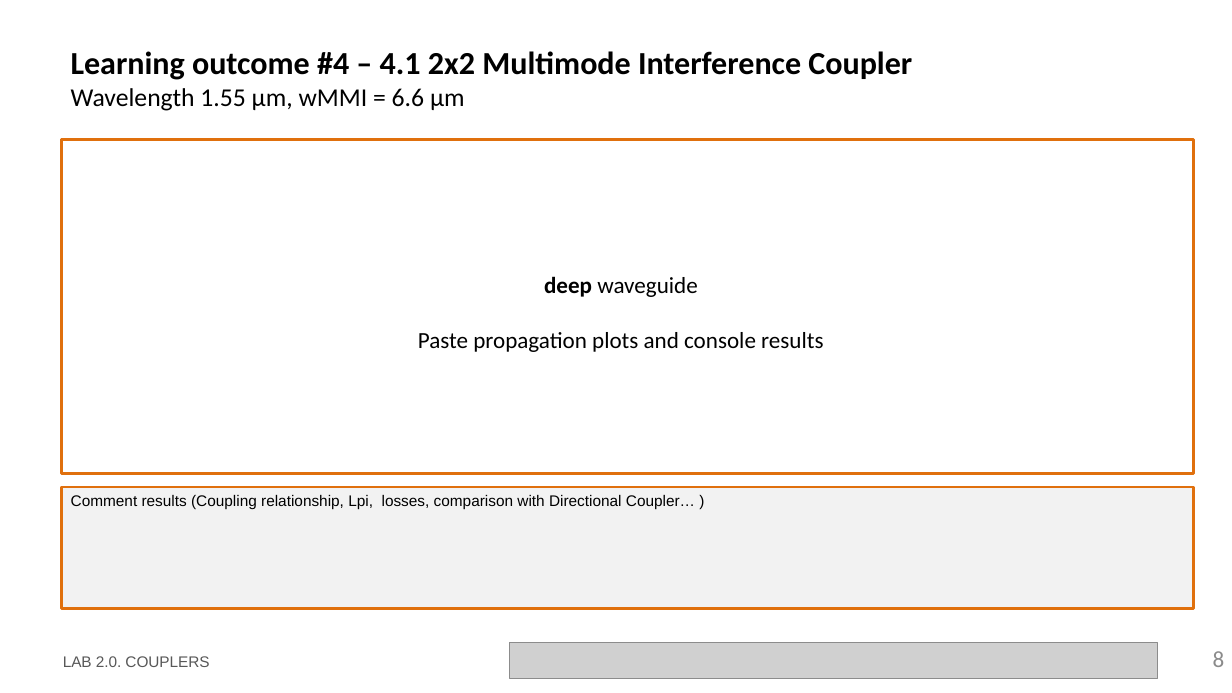
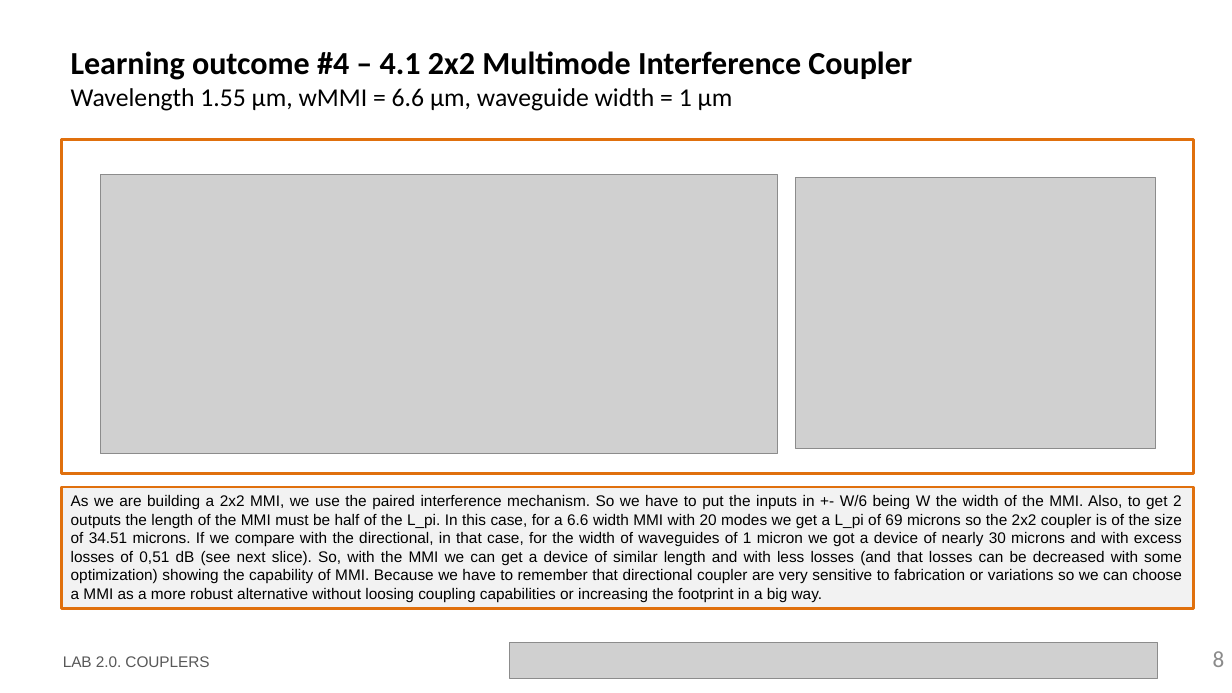
Before and after one commit to DBAEASE/pic-upv-lab2, a slide deck: slide 8 of LabBook_20.pptx. Drawn at 1232x693 pixels with LibreOffice and Linux fonts; fonts in the diff are those of the drawing; grey boxes stand for pictures; background and template pictures are left out. Boxes give left, top, right and bottom in pixels: in the first picture for what was removed or moved away, otherwise in the second. Text is boxed around its words. In the diff, an @@ line names an element or a change of style, - is before the commit and + after.

```diff
--- a/LabBook_20.pptx
+++ b/LabBook_20.pptx
@@ title at (71, 51, 912, 111): text changed @@
-Learning outcome #4 – 4.1 2x2 Multimode Interference Coupler
-Wavelength 1.55 µm, wMMI = 6.6 µm
+Learning outcome #4 – 4.1 2x2 Multimode Interference Coupler
+Wavelength 1.55 µm, wMMI = 6.6 µm, waveguide width = 1 µm
@@ picture added at (100, 175, 777, 454) @@
@@ picture added at (796, 177, 1156, 449) @@
@@ text removed at (418, 276, 823, 352) @@
-deep waveguide
-Paste propagation plots and console results
@@ text in rectangle at (71, 495, 1182, 602): text changed @@
-Comment results (Coupling relationship, Lpi, losses, comparison with Directional Coupler… )
+As we are building a 2x2 MMI, we use the paired interference mechanism. So we have to put the inputs in +- W/6 being W the width of the MMI. Also, to get 2 outputs the length of the MMI must be half of the L_pi. In this case, for a 6.6 width MMI with 20 modes we get a L_pi of 69 microns so the 2x2 coupler is of the size of 34.51 microns. If we compare with the directional, in that case, for the width of waveguides of 1 micron we got a device of nearly 30 microns and with excess losses of 0,51 dB (see next slice). So, with the MMI we can get a device of similar length and with less losses (and that losses can be decreased with some optimization) showing the capability of MMI. Because we have to remember that directional coupler are very sensitive to fabrication or variations so we can choose a MMI as a more robust alternative without loosing coupling capabilities or increasing the footprint in a big way.
```
Also in this commit, not shown: 6 other slides changed, 2 slides added, 2 other files.
